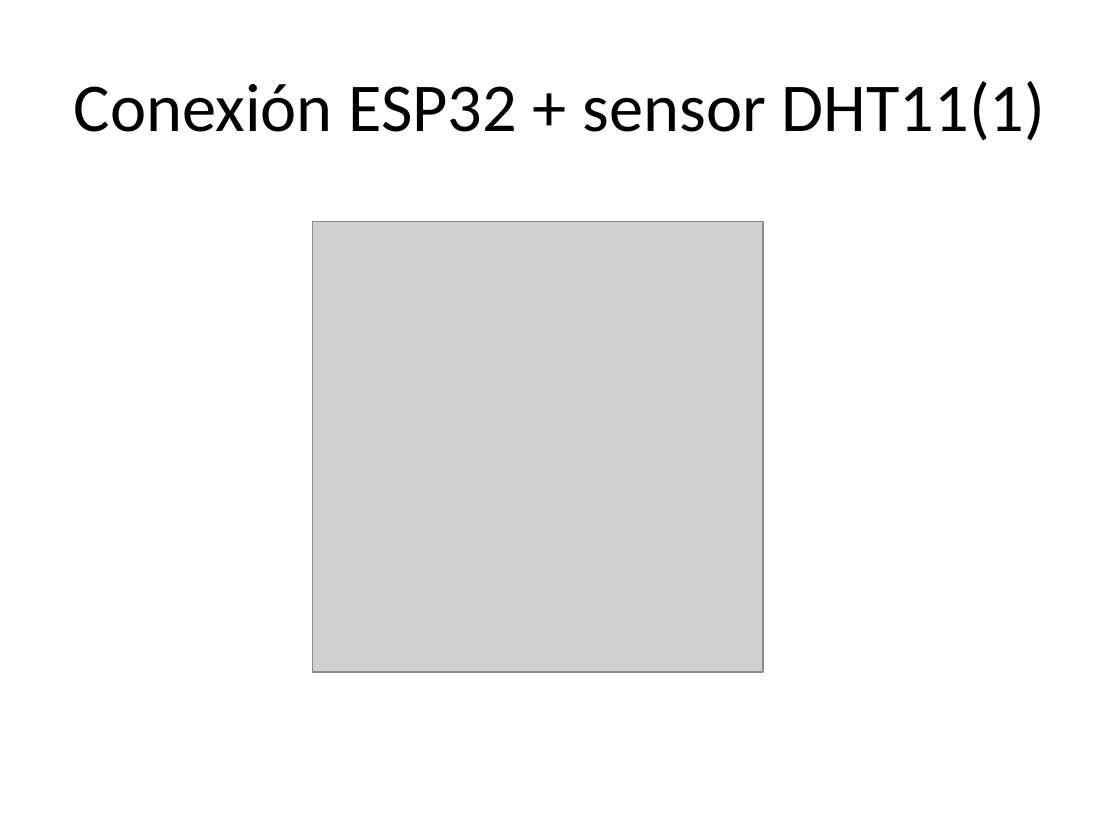
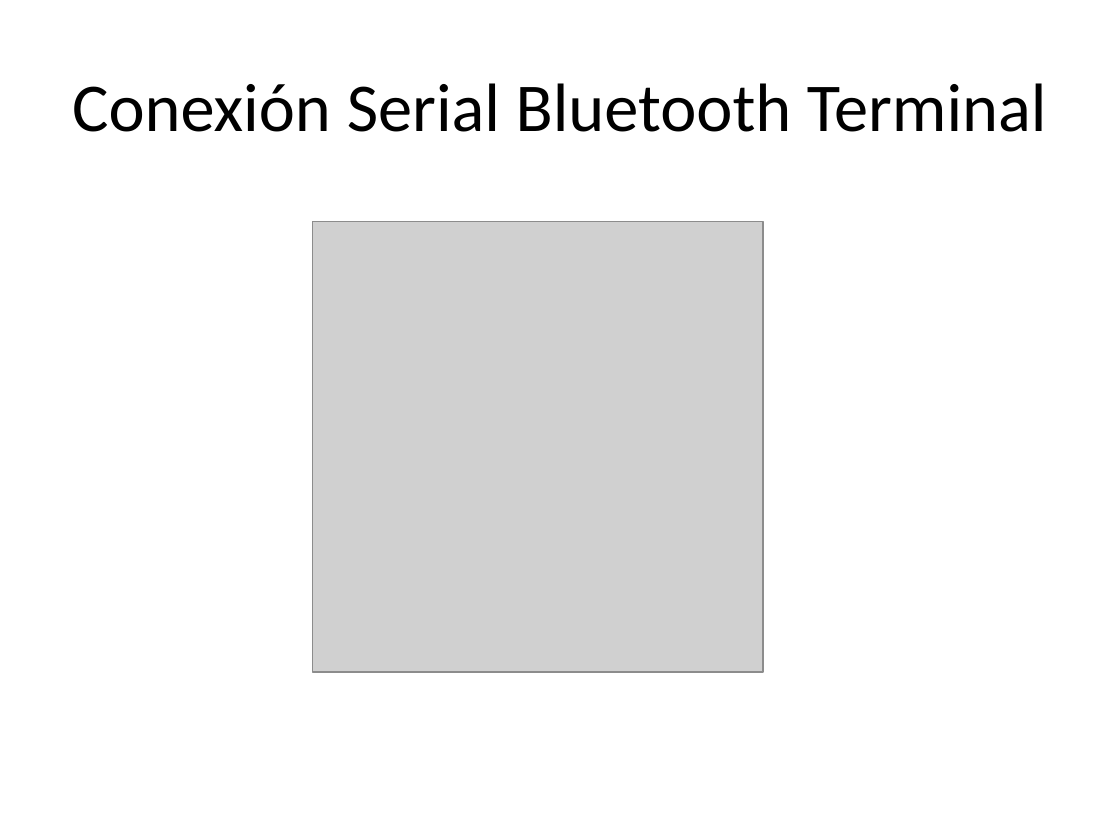
Before and after one commit to pleroldan/Arquitectura-y-conectividad, a slide deck: slide 10 of TP6/D presentacion/Presentacion -Grupo 2 -Proyecto 1_DHT11_ESP32_FINAL.pptx. Drawn at 1120x840 pixels with LibreOffice and Linux fonts; fonts in the diff are those of the drawing; grey boxes stand for pictures; background and template pictures are left out. Boxes give left, top, right and bottom in pixels: in the first picture for what was removed or moved away, otherwise in the second. Text is boxed around its words. In the diff, an @@ line names an element or a change of style, - is before the commit and + after.

```diff
--- a/TP6/D presentacion/Presentacion -Grupo 2 -Proyecto 1_DHT11_ESP32_FINAL.pptx
+++ b/TP6/D presentacion/Presentacion -Grupo 2 -Proyecto 1_DHT11_ESP32_FINAL.pptx
@@ title at bbox=[72, 83, 1047, 132]: text changed @@
-Conexión ESP32 + sensor DHT11(1)
+Conexión Serial Bluetooth Terminal
```
Also in this commit, not shown: 1 other file.
